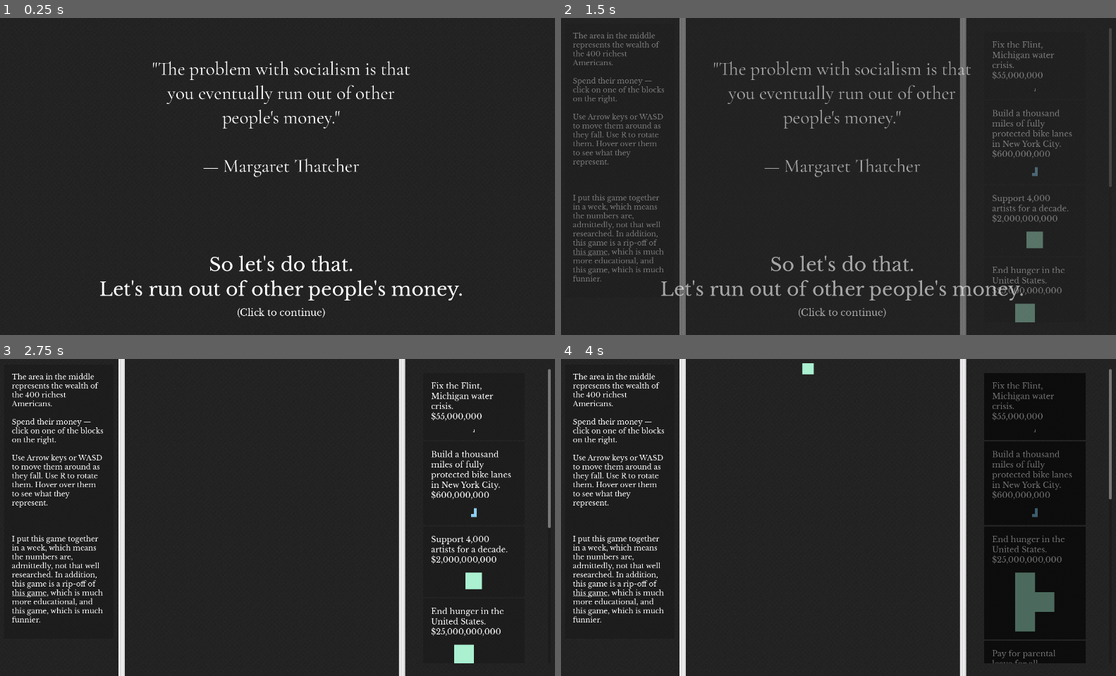
Above: before the commit, frames 1-4 (two rows, left to right).
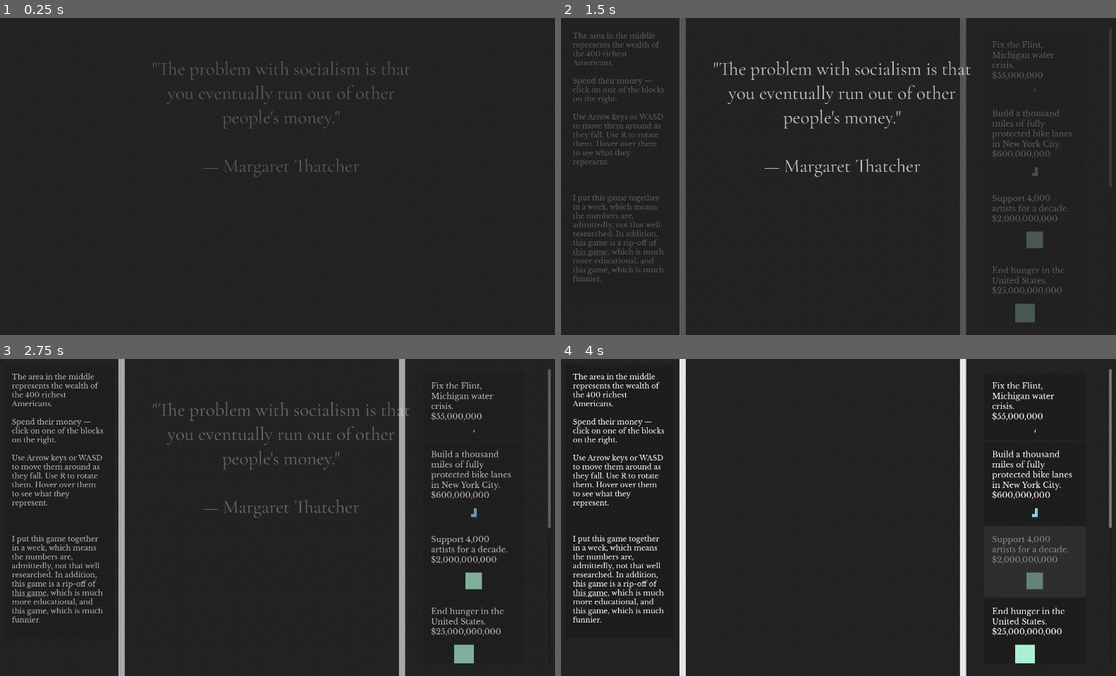
Above: after the commit, the same moments.

Repository: kksgandhi/other-peoples-money
Game: Godot game, scene res://scenes/game.tscn
The game is run twice, just before and just after one commit, with the same random seed, the same clock (stepped at 60 frames per second) and the same inputs.
Inputs (mouse positions are in pixels of both pictures, inside the frame that each line leads up to):
- Up to frame 1 (0.25 s): no input
- Up to frame 2 (1.5 s): tap Enter at 0.5, 1.25 s; move the mouse to (966, 160) at 0.52 s; hold Right (right) 0.53-1.28 s; tap S (rotate) at 0.6, 1.35 s; click (966, 160) at 0.67 s; move the mouse to (727, 192) at 1.27 s; hold Left (left) from 1.28 s (still down); click (727, 192) at 1.42 s
- Up to frame 3 (2.75 s): tap Enter at 2 s; move the mouse to (338, 447) at 2.02 s; release Left (left) at 2.03 s; hold Right (right) from 2.03 s (still down); tap S (rotate) at 2.1 s; click (338, 447) at 2.17 s
- Up to frame 4 (4 s): move the mouse to (816, 580) at 2.77 s; tap S (rotate) at 2.85, 3.6 s; click (816, 580) at 2.92 s; move the mouse to (1010, 565) at 3.52 s; release Right (right) at 3.53 s; hold Left (left) from 3.53 s (still down); click (1010, 565) at 3.67 s

The runs differ from the first frame. In frame 1, 2.8% of the frame differs, in the area x 18-84%, y 13-95%; in frame 2, 5.0%; in frame 3, 6.6%, in the area x 2-100%, y 0-100%; in frame 4, 6.1%.

Commit message:
export and splash changes

Diff:
--- a/project.godot
+++ b/project.godot
@@ -23,6 +23,7 @@
 
 window/size/viewport_width=1440
 window/size/viewport_height=810
+window/stretch/mode="viewport"
 
 [gui]
 
--- a/scenes/Splash.gd
+++ b/scenes/Splash.gd
@@ -5,8 +5,7 @@
 
 func _unhandled_input(event):
   if event is InputEventMouseButton:
-    $AnimationPlayer.play("splash_hide")
+    $HideSplash.play("hide_splash")
 
-
-func _on_animation_player_animation_finished(anim_name):
-  queue_free()
+func _on_hide_splash_animation_finished(anim_name):
+  queue_free() # Replace with function body.
--- a/scenes/game.tscn
+++ b/scenes/game.tscn
@@ -70,41 +70,126 @@
 "fade_left_texts": SubResource("Animation_iqrlk")
 }
 
-[sub_resource type="Animation" id="Animation_ussvi"]
-resource_name = "splash_hide"
-length = 2.0
-tracks/0/type = "value"
-tracks/0/imported = false
-tracks/0/enabled = true
-tracks/0/path = NodePath(".:modulate")
-tracks/0/interp = 1
-tracks/0/loop_wrap = true
-tracks/0/keys = {
-"times": PackedFloat32Array(0, 2),
-"transitions": PackedFloat32Array(1, 1),
-"update": 0,
-"values": [Color(1, 1, 1, 1), Color(1, 1, 1, 0)]
-}
-
 [sub_resource type="Animation" id="Animation_tfus2"]
 length = 0.001
 tracks/0/type = "value"
 tracks/0/imported = false
 tracks/0/enabled = true
-tracks/0/path = NodePath(".:modulate")
-tracks/0/interp = 1
-tracks/0/loop_wrap = true
-tracks/0/keys = {
-"times": PackedFloat32Array(0),
-"transitions": PackedFloat32Array(1),
-"update": 0,
-"values": [Color(1, 1, 1, 1)]
+tracks/0/path = NodePath("Labels/Label:modulate")
+tracks/0/interp = 1
+tracks/0/loop_wrap = true
+tracks/0/keys = {
+"times": PackedFloat32Array(0),
+"transitions": PackedFloat32Array(1),
+"update": 0,
+"values": [Color(1, 1, 1, 0)]
+}
+tracks/1/type = "value"
+tracks/1/imported = false
+tracks/1/enabled = true
+tracks/1/path = NodePath("Labels/Label2:modulate")
+tracks/1/interp = 1
+tracks/1/loop_wrap = true
+tracks/1/keys = {
+"times": PackedFloat32Array(0),
+"transitions": PackedFloat32Array(1),
+"update": 0,
+"values": [Color(1, 1, 1, 0)]
+}
+tracks/2/type = "value"
+tracks/2/imported = false
+tracks/2/enabled = true
+tracks/2/path = NodePath("Labels/Label3:modulate")
+tracks/2/interp = 1
+tracks/2/loop_wrap = true
+tracks/2/keys = {
+"times": PackedFloat32Array(0),
+"transitions": PackedFloat32Array(1),
+"update": 0,
+"values": [Color(1, 1, 1, 0)]
+}
+
+[sub_resource type="Animation" id="Animation_ojmdf"]
+resource_name = "show_labels"
+length = 6.0
+tracks/0/type = "value"
+tracks/0/imported = false
+tracks/0/enabled = true
+tracks/0/path = NodePath("Labels/Label:modulate")
+tracks/0/interp = 1
+tracks/0/loop_wrap = true
+tracks/0/keys = {
+"times": PackedFloat32Array(0, 1),
+"transitions": PackedFloat32Array(1, 1),
+"update": 0,
+"values": [Color(1, 1, 1, 0), Color(1, 1, 1, 1)]
+}
+tracks/1/type = "value"
+tracks/1/imported = false
+tracks/1/enabled = true
+tracks/1/path = NodePath("Labels/Label2:modulate")
+tracks/1/interp = 1
+tracks/1/loop_wrap = true
+tracks/1/keys = {
+"times": PackedFloat32Array(0, 4, 6),
+"transitions": PackedFloat32Array(1, 1, 1),
+"update": 0,
+"values": [Color(1, 1, 1, 0), Color(1, 1, 1, 0), Color(1, 1, 1, 1)]
+}
+tracks/2/type = "value"
+tracks/2/imported = false
+tracks/2/enabled = true
+tracks/2/path = NodePath("Labels/Label3:modulate")
+tracks/2/interp = 1
+tracks/2/loop_wrap = true
+tracks/2/keys = {
+"times": PackedFloat32Array(0, 5, 6),
+"transitions": PackedFloat32Array(1, 1, 1),
+"update": 0,
+"values": [Color(1, 1, 1, 0), Color(1, 1, 1, 0), Color(1, 1, 1, 1)]
 }
 
 [sub_resource type="AnimationLibrary" id="AnimationLibrary_cskx2"]
 _data = {
 "RESET": SubResource("Animation_tfus2"),
-"splash_hide": SubResource("Animation_ussvi")
+"show_labels": SubResource("Animation_ojmdf")
+}
+
+[sub_resource type="Animation" id="Animation_cnlll"]
+resource_name = "hide_splash"
+length = 3.0
+tracks/0/type = "value"
+tracks/0/imported = false
+tracks/0/enabled = true
+tracks/0/path = NodePath(".:modulate")
+tracks/0/interp = 1
+tracks/0/loop_wrap = true
+tracks/0/keys = {
+"times": PackedFloat32Array(0, 3),
+"transitions": PackedFloat32Array(1, 1),
+"update": 0,
+"values": [Color(1, 1, 1, 1), Color(1, 1, 1, 0)]
+}
+
+[sub_resource type="Animation" id="Animation_bfxbb"]
+length = 0.001
+tracks/0/type = "value"
+tracks/0/imported = false
+tracks/0/enabled = true
+tracks/0/path = NodePath(".:modulate")
+tracks/0/interp = 1
+tracks/0/loop_wrap = true
+tracks/0/keys = {
+"times": PackedFloat32Array(0),
+"transitions": PackedFloat32Array(1),
+"update": 0,
+"values": [Color(1, 1, 1, 1)]
+}
+
+[sub_resource type="AnimationLibrary" id="AnimationLibrary_in24v"]
+_data = {
+"RESET": SubResource("Animation_bfxbb"),
+"hide_splash": SubResource("Animation_cnlll")
 }
 
 [node name="Game" type="Node2D"]
@@ -245,7 +330,6 @@
 position = Vector2(720, 405)
 
 [node name="Splash" type="Node2D" parent="."]
-visible = false
 script = ExtResource("6_ybfi8")
 
 [node name="Noise" type="TextureRect" parent="Splash"]
@@ -256,11 +340,20 @@
 texture = ExtResource("5_gbuh6")
 stretch_mode = 1
 
-[node name="Label" type="Label" parent="Splash"]
+[node name="ShowLabels" type="AnimationPlayer" parent="Splash"]
+autoplay = "show_labels"
+libraries = {
+"": SubResource("AnimationLibrary_cskx2")
+}
+
+[node name="Labels" type="Node2D" parent="Splash"]
+
+[node name="Label" type="Label" parent="Splash/Labels"]
+modulate = Color(1, 1, 1, 0)
 offset_left = 370.0
 offset_top = 100.0
 offset_right = 1070.0
-offset_bottom = 304.0
+offset_bottom = 348.0
 theme_override_fonts/font = ExtResource("8_xur25")
 theme_override_font_sizes/font_size = 48
 text = "\"The problem with socialism is that you eventually run out of other people's money.\"
@@ -269,7 +362,8 @@
 horizontal_alignment = 1
 autowrap_mode = 3
 
-[node name="Label2" type="Label" parent="Splash"]
+[node name="Label2" type="Label" parent="Splash/Labels"]
+modulate = Color(1, 1, 1, 0)
 offset_left = 120.0
 offset_top = 600.0
 offset_right = 1320.0
@@ -281,7 +375,8 @@
 horizontal_alignment = 1
 autowrap_mode = 3
 
-[node name="Label3" type="Label" parent="Splash"]
+[node name="Label3" type="Label" parent="Splash/Labels"]
+modulate = Color(1, 1, 1, 0)
 offset_left = 120.0
 offset_top = 737.0
 offset_right = 1320.0
@@ -292,9 +387,9 @@
 horizontal_alignment = 1
 autowrap_mode = 3
 
-[node name="AnimationPlayer" type="AnimationPlayer" parent="Splash"]
+[node name="HideSplash" type="AnimationPlayer" parent="Splash"]
 libraries = {
-"": SubResource("AnimationLibrary_cskx2")
+"": SubResource("AnimationLibrary_in24v")
 }
 
 [node name="SpawnLocations" type="Node2D" parent="."]
@@ -308,4 +403,4 @@
 position = Vector2(670, -50)
 
 [connection signal="meta_clicked" from="CameraAndUI/MainCamera/LeftSideBar/MarginContainer/LeftSideBarText" to="." method="_on_left_side_bar_text_meta_clicked"]
-[connection signal="animation_finished" from="Splash/AnimationPlayer" to="Splash" method="_on_animation_player_animation_finished"]
+[connection signal="animation_finished" from="Splash/HideSplash" to="Splash" method="_on_hide_splash_animation_finished"]
Not shown, added: export_presets.cfg
Not shown: 1 places in scenes/game.tscn that only renumber resources
Not shown, changed: .gitignore
